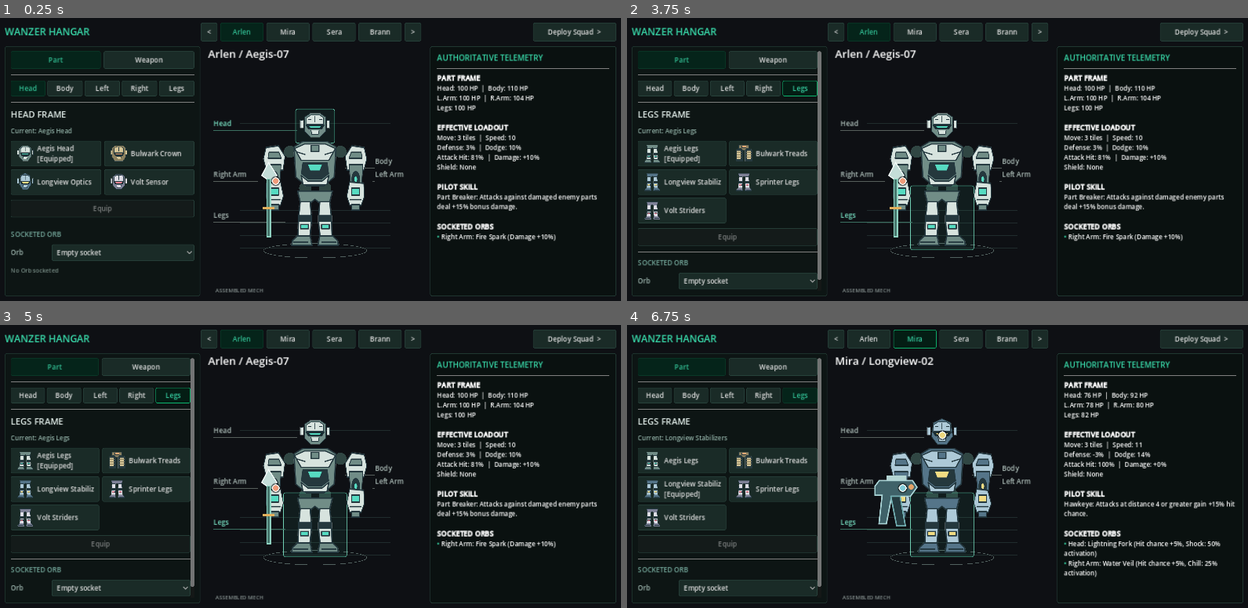
Above: before the commit, frames 1-4 (two rows, left to right).
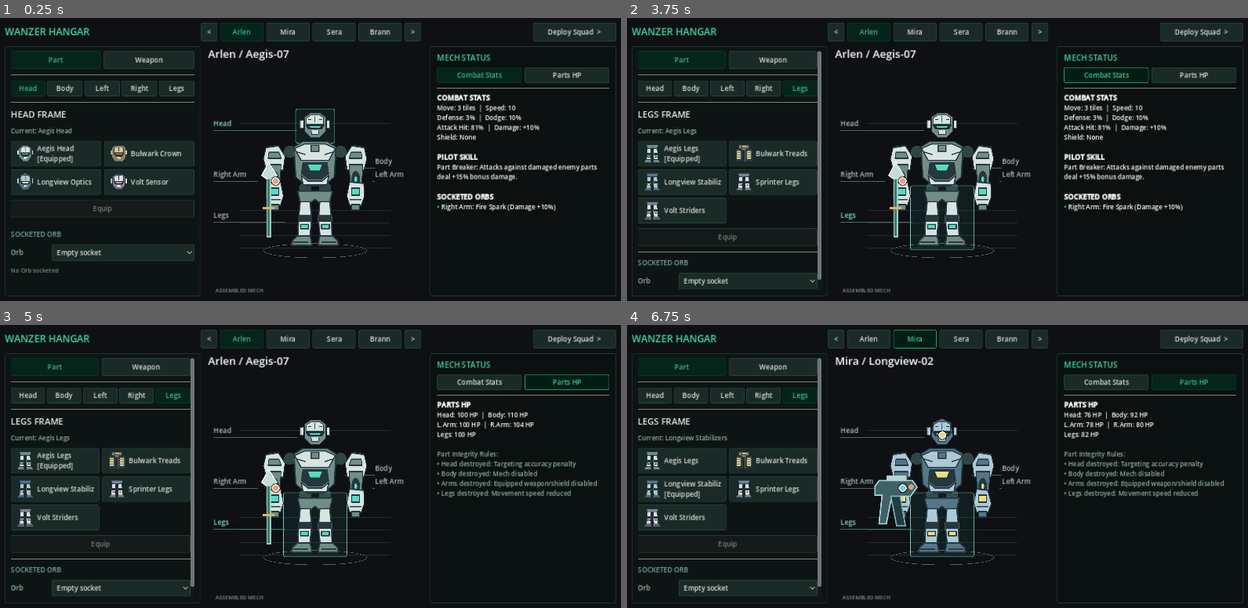
Above: after the commit, the same moments.

Repository: toonnix-github/magic-robot-tactic-war
Game: Godot game, scene res://scenes/preparation_flow.tscn
Two runs of this game, one before a commit and one after it. Both use one fixed random seed, a clock stepped at 60 frames per second and the inputs below.
Inputs (mouse positions are in pixels of both pictures, inside the frame that each line leads up to):
- Up to frame 1 (0.25 s): no input
- Up to frame 2 (3.75 s): click "Head" at 0.5 s; click "Body" at 1.25 s; click "Legs" at 2 s; click "Legs" at 2.75 s; click (1105, 74) at 3.5 s, where only the run after the commit has a clickable "Combat Stats"
- Up to frame 3 (5 s): click (565, 381) at 4.25 s, where only the run after the commit has a clickable "Parts HP"
- Up to frame 4 (6.75 s): click "<" at 5 s; click "Arlen" at 5.75 s; click "Mira" at 6.5 s

The runs differ from the first frame. In frame 1, 5.0% of the frame differs, in the area x 70-99%, y 12-79%; in frame 2, 5.0%; in frame 3, 4.9%; in frame 4, 5.2%, in the area x 70-99%, y 12-90%.

Commit message:
feat(ui): update Hangar stats window to MECH STATUS with Combat Stats and Parts HP tabs

Diff:
--- a/src/ui/hangar_editor.gd
+++ b/src/ui/hangar_editor.gd
@@ -39,6 +39,9 @@
 var parts_container := VBoxContainer.new()
 var weapons_container := VBoxContainer.new()
 var active_category: String = "part"
+var stats_tab_combat := Button.new()
+var stats_tab_parts := Button.new()
+var active_stats_tab: String = "combat"
 
 
 func setup(model) -> void:
@@ -286,10 +289,28 @@
 	stat_scroll.add_child(stat_box)
 
 	var telemetry_hdr := Label.new()
-	telemetry_hdr.text = "AUTHORITATIVE TELEMETRY"
+	telemetry_hdr.text = "MECH STATUS"
 	telemetry_hdr.add_theme_font_size_override("font_size", 16)
 	telemetry_hdr.add_theme_color_override("font_color", Color("38d9a9"))
 	stat_box.add_child(telemetry_hdr)
+
+	# Stats Tabs: [ Combat Stats ] | [ Parts HP ]
+	var stats_nav := HBoxContainer.new()
+	stats_nav.add_theme_constant_override("separation", 6)
+	stat_box.add_child(stats_nav)
+
+	stats_tab_combat.text = "Combat Stats"
+	stats_tab_combat.size_flags_horizontal = SIZE_EXPAND_FILL
+	stats_tab_combat.custom_minimum_size.y = 32
+	stats_tab_combat.pressed.connect(_select_stats_tab.bind("combat"))
+	stats_nav.add_child(stats_tab_combat)
+
+	stats_tab_parts.text = "Parts HP"
+	stats_tab_parts.size_flags_horizontal = SIZE_EXPAND_FILL
+	stats_tab_parts.custom_minimum_size.y = 32
+	stats_tab_parts.pressed.connect(_select_stats_tab.bind("parts"))
+	stats_nav.add_child(stats_tab_parts)
+
 	stat_box.add_child(HSeparator.new())
 
 	comparison.bbcode_enabled = true
@@ -315,6 +336,7 @@
 
 	_build_review_overlay()
 	_select_category("part")
+	_select_stats_tab("combat")
 	refresh()
 
 
@@ -493,17 +515,23 @@
 	var shield_hp: int = int(effective.get("shield_hp", 0))
 	var shield_str := "Shield: %d HP" % shield_hp if shield_hp > 0 else "Shield: None"
 
+	if active_stats_tab == "parts":
+		var head_hp_str := _part_hp_entry("Head", "Head", p_hp.get("Head", 100), preview_breakdown)
+		var body_hp_str := _part_hp_entry("Body", "Body", p_hp.get("Body", 110), preview_breakdown)
+		var larm_hp_str := _part_hp_entry("Left Arm", "L.Arm", p_hp.get("Left Arm", 100), preview_breakdown)
+		var rarm_hp_str := _part_hp_entry("Right Arm", "R.Arm", p_hp.get("Right Arm", 104), preview_breakdown)
+		var legs_hp_str := _part_hp_entry("Legs", "Legs", p_hp.get("Legs", 100), preview_breakdown)
+		return "[b]PARTS HP[/b]\n%s  |  %s\n%s  |  %s\n%s\n\n[color=#8faea4]Part Integrity Rules:\n• Head destroyed: Targeting accuracy penalty\n• Body destroyed: Mech disabled\n• Arms destroyed: Equipped weapon/shield disabled\n• Legs destroyed: Movement speed reduced[/color]" % [
+			head_hp_str, body_hp_str,
+			larm_hp_str, rarm_hp_str,
+			legs_hp_str
+		]
+
 	var orb_lines: Array[String] = []
 	for profile in breakdown.get("orb_profiles", []):
 		var effs: String = ", ".join(profile.get("effect_lines", []))
 		orb_lines.append("[color=#38d9a9]•[/color] %s: %s (%s)" % [profile.get("part_name", ""), profile.get("name", ""), effs])
 	var orb_text := "\n".join(orb_lines) if not orb_lines.is_empty() else "[color=#778c85]No Orbs installed[/color]"
-
-	var head_hp_str := _part_hp_entry("Head", "Head", p_hp.get("Head", 100), preview_breakdown)
-	var body_hp_str := _part_hp_entry("Body", "Body", p_hp.get("Body", 110), preview_breakdown)
-	var larm_hp_str := _part_hp_entry("Left Arm", "L.Arm", p_hp.get("Left Arm", 100), preview_breakdown)
-	var rarm_hp_str := _part_hp_entry("Right Arm", "R.Arm", p_hp.get("Right Arm", 104), preview_breakdown)
-	var legs_hp_str := _part_hp_entry("Legs", "Legs", p_hp.get("Legs", 100), preview_breakdown)
 
 	var move_str := _stat_entry("Move", effective["move"], preview_breakdown.get("effective_stats", {}).get("move", effective["move"]), " tiles")
 	var speed_str := _stat_entry("Speed", effective.get("speed", 5), preview_breakdown.get("effective_stats", {}).get("speed", effective.get("speed", 5)))
@@ -514,10 +542,7 @@
 	var prev_dodge: int = int(preview_breakdown.get("effective_stats", {}).get("dodge", dodge_val)) if not preview_breakdown.is_empty() else dodge_val
 	var dodge_str := _stat_entry("Dodge", dodge_val, prev_dodge, "%")
 
-	return "[b]PART FRAME[/b]\n%s  |  %s\n%s  |  %s\n%s\n\n[b]EFFECTIVE LOADOUT[/b]\n%s  |  %s\n%s  |  %s\nAttack Hit: %d%%  |  Damage: %+d%%\n%s\n\n[b]PILOT SKILL[/b]\n%s: %s\n\n[b]SOCKETED ORBS[/b]\n%s" % [
-		head_hp_str, body_hp_str,
-		larm_hp_str, rarm_hp_str,
-		legs_hp_str,
+	return "[b]COMBAT STATS[/b]\n%s  |  %s\n%s  |  %s\nAttack Hit: %d%%  |  Damage: %+d%%\n%s\n\n[b]PILOT SKILL[/b]\n%s: %s\n\n[b]SOCKETED ORBS[/b]\n%s" % [
 		move_str, speed_str,
 		def_str, dodge_str,
 		effective["attack_hit_percent"], effective["damage_percent"],
@@ -678,6 +703,14 @@
 	category_btn_weapon.modulate = Color("38d9a9") if not is_part else Color.WHITE
 
 
+func _select_stats_tab(tab: String) -> void:
+	active_stats_tab = tab
+	var is_combat: bool = (tab == "combat")
+	stats_tab_combat.modulate = Color("38d9a9") if is_combat else Color.WHITE
+	stats_tab_parts.modulate = Color("38d9a9") if not is_combat else Color.WHITE
+	_show_preview()
+
+
 func _select_slot(slot: String) -> void:
 	_select_category("part")
 	hangar.highlight_part(slot)
--- a/tests/godot/battle_milestone_test.gd
+++ b/tests/godot/battle_milestone_test.gd
@@ -3570,8 +3570,10 @@
 	editor.mech_view.part_selected.emit("Right Arm")
 	_assert_true(editor.orb_details.text.contains("Damage +10%"), "#58: Orb effect is explained")
 	_assert_true(editor.orb_select.get_item_text(1).contains("Damage +10%"), "#58: Orb menu compares effects before selection")
-	_assert_true(editor.stat_breakdown.text.contains("PART FRAME"), "#58: part bonuses are labeled")
-	_assert_true(editor.stat_breakdown.text.contains("EFFECTIVE LOADOUT"), "#58: effective values are labeled")
+	_assert_true(editor.stat_breakdown.text.contains("COMBAT STATS"), "#58: default tab shows combat stats")
+	editor.stats_tab_parts.pressed.emit()
+	_assert_true(editor.stat_breakdown.text.contains("PARTS HP"), "#58: parts tab shows parts HP")
+	editor.stats_tab_combat.pressed.emit()
 	_assert_false(editor.stat_breakdown.text.contains("Total Armor"), "#FM3: total armor removed in favor of per-part HP")
 	_assert_true(editor.stat_breakdown.text.contains("PILOT SKILL"), "#FM3: pilot skill is labeled")
 	var equipment_state: Dictionary = editor.mech_view.equipment_visual_state()
@@ -3587,8 +3589,10 @@
 		_assert_true(editor.deploy_button.disabled, "#58: resolve preview before deploying")
 		_assert_true(editor.comparison.text.contains("110"), "#58: comparison includes old HP")
 		_assert_true(editor.comparison.text.contains("138"), "#58: comparison includes new HP")
-		_assert_true(editor.stat_breakdown.text.contains("110 -> 138"), "#FM3: modification number is displayed in PART FRAME section")
+		editor.stats_tab_parts.pressed.emit()
+		_assert_true(editor.stat_breakdown.text.contains("110 -> 138"), "#FM3: modification number is displayed in PARTS HP section")
 		_assert_false(editor.comparison.visible, "#FM3: no separate preview section added")
+		editor.stats_tab_combat.pressed.emit()
 		editor.cancel_button.pressed.emit()
 		_assert_equal(flow.hangar.builds, original, "#58: Cancel preserves equipped build")
 		_assert_false(editor.deploy_button.disabled, "#58: Cancel restores deployment")
Not shown, changed: tests/test_battle_milestone_static.py
